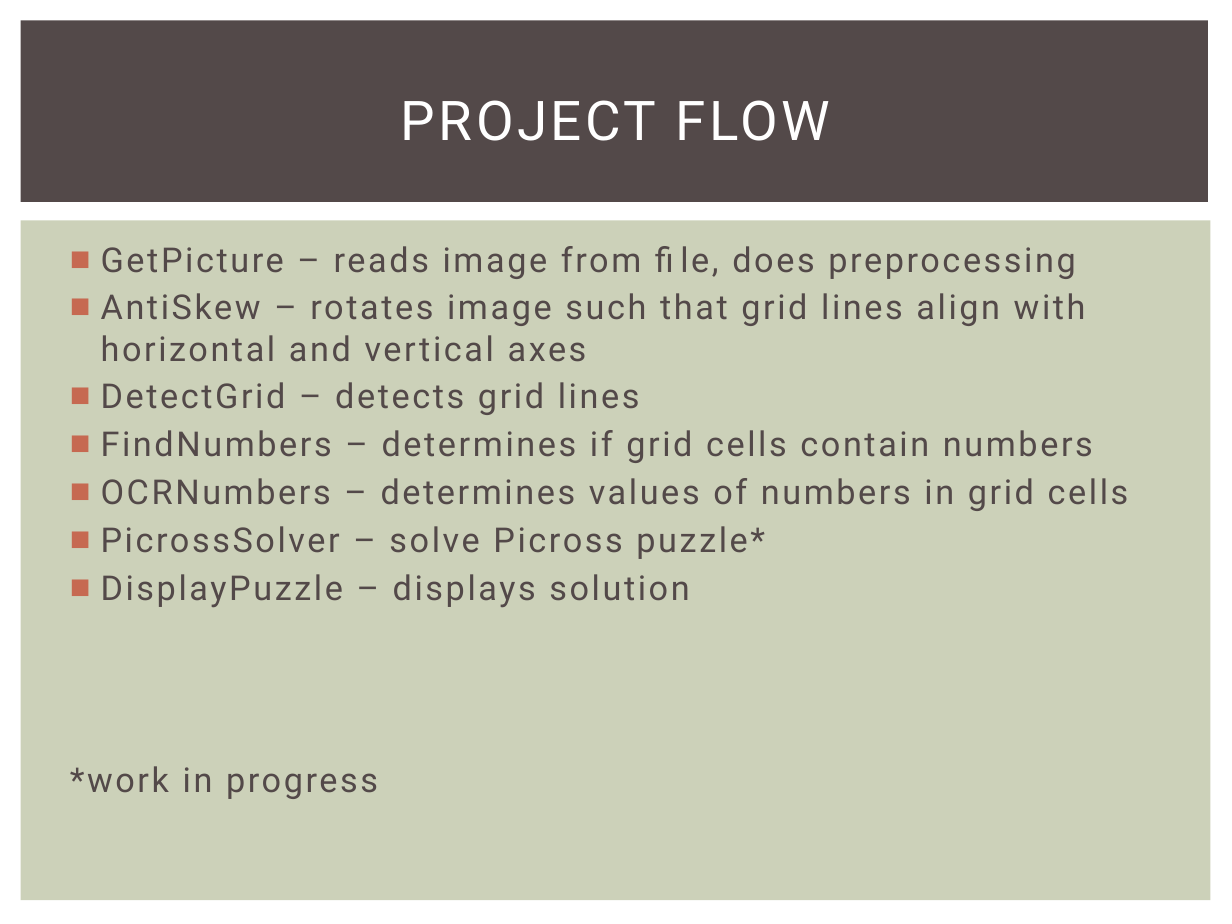
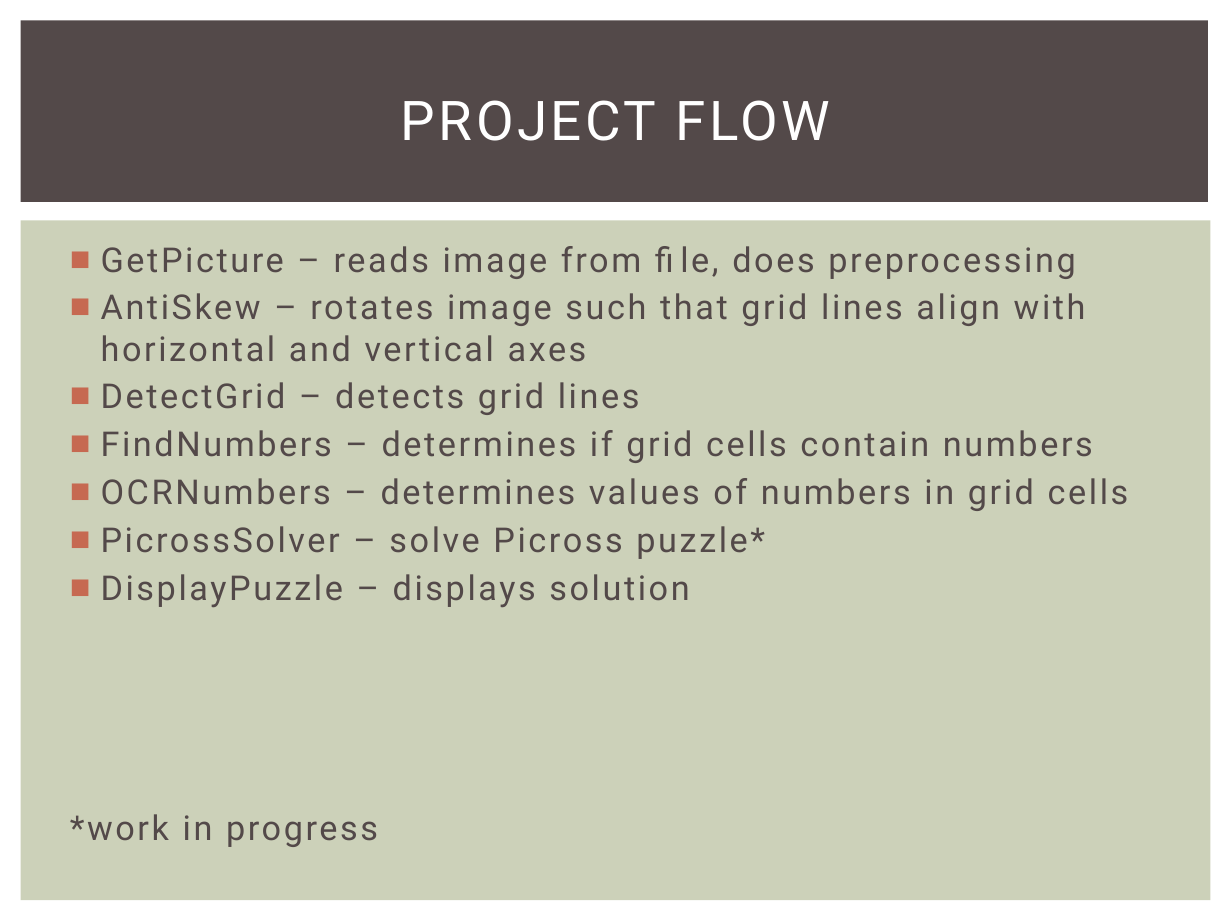
Before and after one commit to Calvin-Michael-Jane/Picross-Vision-Solver, a slide deck: slide 3 of COS429FinalProject.pptx. Drawn at 1232x924 pixels with LibreOffice and Linux fonts; fonts in the diff are those of the drawing. Boxes give left, top, right and bottom in pixels: in the first picture for what was removed or moved away, otherwise in the second. Text is boxed around its words. In the diff, an @@ line names an element or a change of style, - is before the commit and + after.

```diff
--- a/COS429FinalProject.pptx
+++ b/COS429FinalProject.pptx
@@ text "GetPicture – reads image from ..." rewrapped from (70,246,1129,799) to (70,246,1129,847) @@
```
Also in this commit, not shown: 3 other slides changed, 5 slides added, 5 slides removed, 16 other files.
